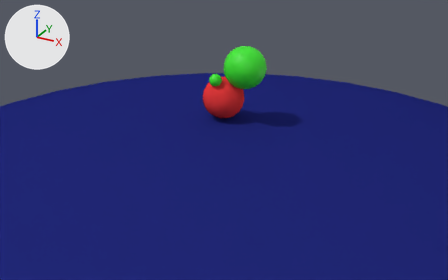
A saved change to the Blender file Ray-Tracer/scenes/Basic.blend.
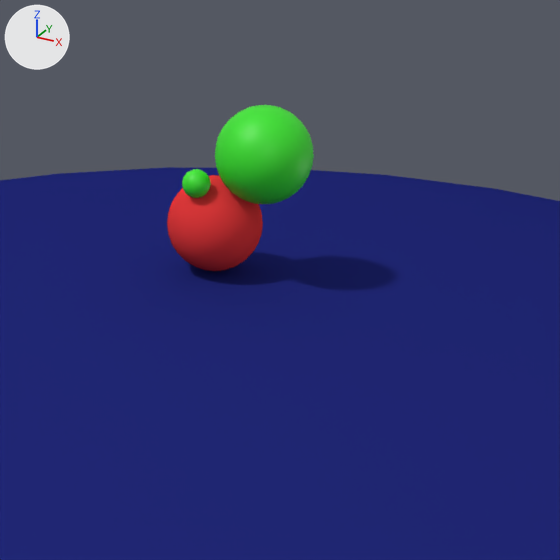
Each version is shown from a 50 mm camera at (13.54, -24.58, 11.08) aimed at (0.71, -1.24, -0.59), then close up on the part from 29% to 84% of the width and 0% to 87% of the height. Arrows for +X, +Y and +Z are at upper left; the lights stay in place.

The scene before the commit, as lines of its bpy script (objects in view):
```python
me_sphere_001 = bpy.data.meshes.new('Sphere.001')
me_sphere_001.from_pydata(...)  # a UV sphere (32 segments, 16 rings, poles along z) spanning x -1.0..1.0, y -1.0..1.0, z -1.0..1.0
me_sphere_001.polygons.foreach_set('use_smooth', [True] * 512)
me_sphere_001.materials.append(mat_blue)  # dark blue #212877
me_sphere_002 = bpy.data.meshes.new('Sphere.002')
me_sphere_002.from_pydata(...)  # a UV sphere (32 segments, 16 rings, poles along z) spanning x -1.0..1.0, y -1.0..1.0, z -1.0..1.0
me_sphere_002.polygons.foreach_set('use_smooth', [True] * 512)
me_sphere_002.materials.append(mat_green)  # green #39e729
me_sphere_003 = bpy.data.meshes.new('Sphere.003')
me_sphere_003.from_pydata(...)  # a UV sphere (32 segments, 16 rings, poles along z) spanning x -1.0..1.0, y -1.0..1.0, z -1.0..1.0
me_sphere_003.polygons.foreach_set('use_smooth', [True] * 512)
me_sphere_003.materials.append(mat_green)  # green #39e729
ob_sphere_001 = bpy.data.objects.new('Sphere.001', me_sphere_001)
ob_sphere_001.location = (0.0, 0.0, -50.0)
ob_sphere_001.scale = (50.0, 50.0, 50.0)
ob_sphere_002 = bpy.data.objects.new('Sphere.002', me_sphere_002)
ob_sphere_002.location = (1.04, 0.18, 2.59)
ob_sphere_003 = bpy.data.objects.new('Sphere.003', me_sphere_003)
ob_sphere_003.location = (-0.07, -0.65, 2.05)
ob_sphere_003.scale = (0.289, 0.289, 0.289)
# also in view: 'Sphere' at (0.0, 0.0, 1.0)
```
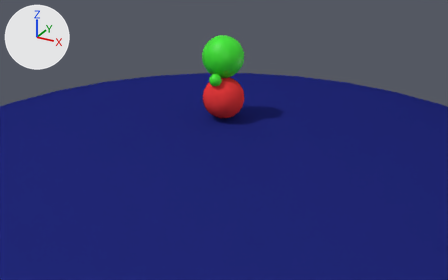
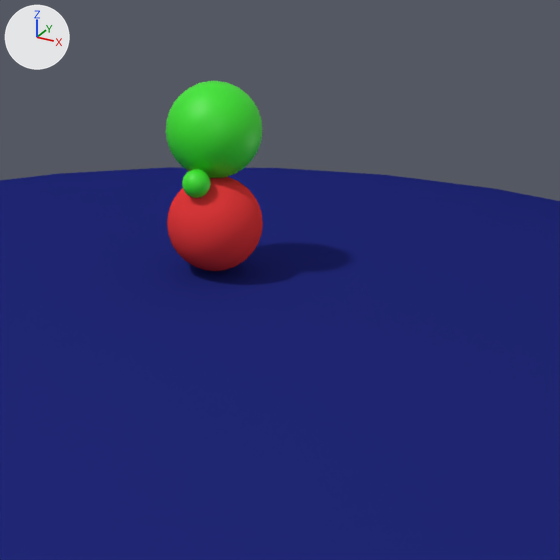
Edits to the bpy script that builds the scene:
```text
Change ob_sphere_002:
    ob_sphere_002.location: (1.04, 0.18, 2.59) -> (-0.21, 0.35, 2.89)
```

Where the change shows, as pixel boxes [x1, y1, x2, y2] in the close-ups (560 x 560 px):
'Sphere.002', moved
    before: [215, 105, 314, 204]
    after: [166, 81, 262, 178]
